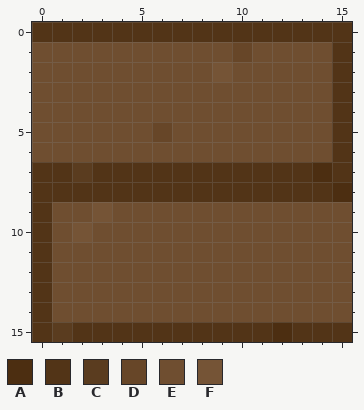
Pixel-art sprite -- Assets/Textures/boardwalk.png. The first picture shows the starting point.
The file is 16x16 pixels. Colours within 5 levels of each other are drawn and written as one.
Palette (. is transparent): A #4c2e11  B #523417  C #5a3c1f  D #674628  E #6f4e30  F #755436
Pixels before, first column x 0:
 0 BBBBBBBBBBBBBBBB
 1 EEEEEEEEEEDEEEEB
 2 EEEEEEEEEFEEEEEB
 3 EEEEEEEEEEEEEEEB
 4 EEEEEEEEEEEEEEEB
 5 EEEEEEDEEEEEEEEB
 6 EEEEEEEEEEEEEEEB
 7 BBCBBBBBBBBBBBAB
 8 BBBBBBBBBBBBBBBA
 9 BEEFEEEEEEEEEEEE
10 BEFEEEEEEEEEEEEE
11 BEEEEEEEEEEEEEEE
12 BEEEEEEEEEEEEEEE
13 BEEEEEEEEEEEEEEE
14 BEEEEEEEEEEEEEEE
15 BCBBBBBBBBBBABBB
The same view after the edit:
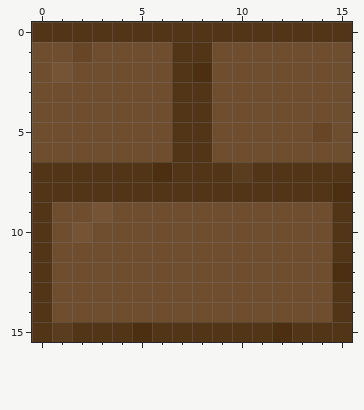
Difference:
{"y":1,"x":2,"old":"E","new":"D"}
{"y":1,"x":7,"old":"EE","new":"BB"}
{"y":1,"x":10,"old":"D","new":"E"}
{"y":1,"x":15,"old":"B","new":"E"}
{"y":2,"x":1,"old":"E","new":"F"}
{"y":2,"x":7,"old":"EEF","new":"BAE"}
{"y":2,"x":15,"old":"B","new":"E"}
{"y":3,"x":7,"old":"EE","new":"BB"}
{"y":3,"x":15,"old":"B","new":"E"}
{"y":4,"x":7,"old":"EE","new":"BB"}
{"y":4,"x":15,"old":"B","new":"E"}
{"y":5,"x":6,"old":"DEE","new":"EBB"}
{"y":5,"x":14,"old":"EB","new":"DE"}
{"y":6,"x":7,"old":"EE","new":"BB"}
{"y":6,"x":15,"old":"B","new":"E"}
{"y":7,"x":2,"old":"C","new":"B"}
{"y":7,"x":6,"old":"B","new":"A"}
{"y":7,"x":10,"old":"B","new":"C"}
{"y":7,"x":14,"old":"A","new":"B"}
{"y":9,"x":15,"old":"E","new":"B"}
{"y":10,"x":15,"old":"E","new":"B"}
{"y":11,"x":15,"old":"E","new":"B"}
{"y":12,"x":15,"old":"E","new":"A"}
{"y":13,"x":15,"old":"E","new":"B"}
{"y":14,"x":15,"old":"E","new":"B"}
{"y":15,"x":5,"old":"B","new":"A"}
